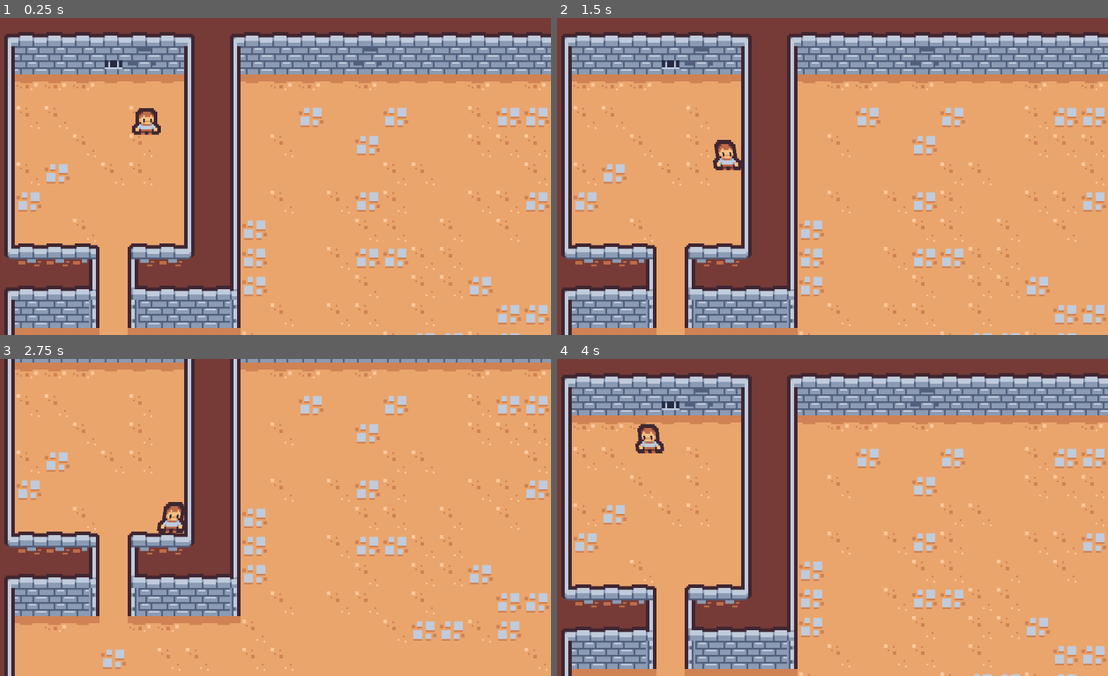
Above: before the commit, frames 1-4 (two rows, left to right).
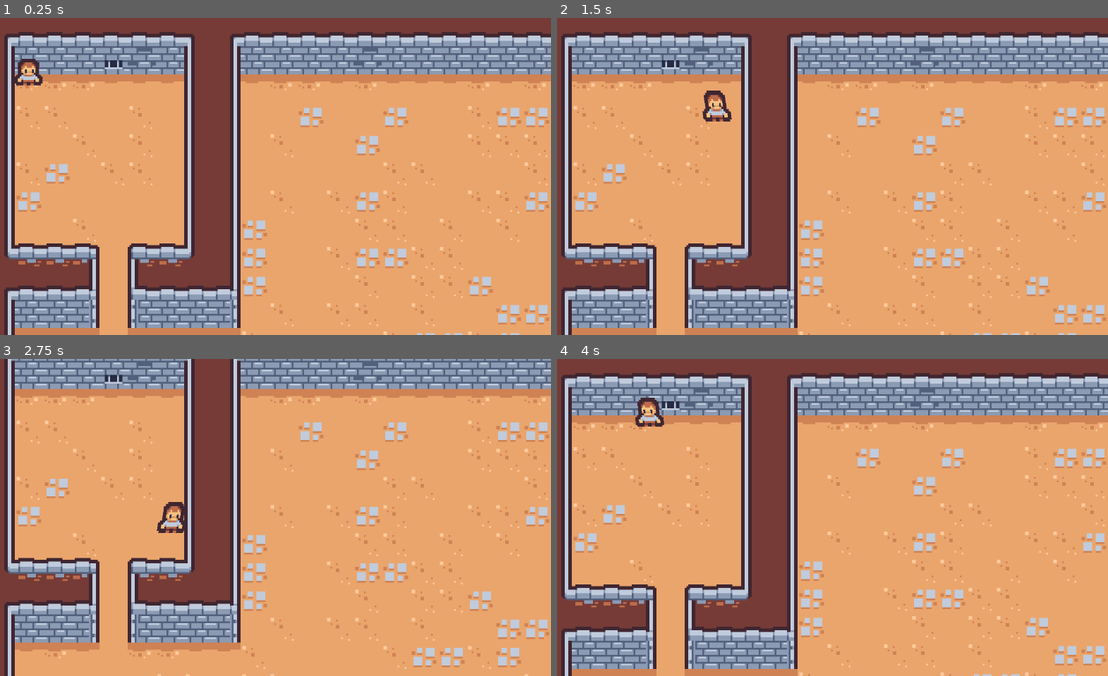
Above: after the commit, the same moments.

Repository: johnreybacal/dungeon-seo-solutions-inc
Game: Godot game, scene res://scenes/game.tscn
Same seed, same stepped clock (60 frames per second), same inputs: the game is played once before the commit and once after it.
Inputs:
- Up to frame 1 (0.25 s): no input
- Up to frame 2 (1.5 s): tap Enter at 0.5 s; hold D (move_right) 0.53-1.28 s; hold S (move_down) from 1.28 s (still down)
- Up to frame 3 (2.75 s): release S (move_down) at 2.03 s; hold D (move_right) from 2.03 s (still down)
- Up to frame 4 (4 s): release D (move_right) at 2.78 s; hold W (move_up) 2.78-3.53 s; hold A (move_left) from 3.53 s (still down)

The runs differ from the first frame. In frame 1, 0.7% of the frame differs, in the area x 2-30%, y 12-37%; in frame 2, 0.8%; in frame 3, 29%, in the area x 0-100%, y 0-100%; in frame 4, 0.7%.

Commit message:
trap trigger

Diff:
--- a/resources/dungeon.tres
+++ b/resources/dungeon.tres
@@ -213,6 +213,7 @@
 6:3/0/terrain_set = 0
 6:3/0/terrain = 1
 6:3/0/probability = 0.2
+6:3/0/physics_layer_1/polygon_0/points = PackedVector2Array(-4, -4, 4, -4, 4, 4, -4, 4)
 6:3/0/terrains_peering_bit/right_side = 1
 6:3/0/terrains_peering_bit/bottom_right_corner = 1
 6:3/0/terrains_peering_bit/bottom_side = 1
@@ -232,6 +233,7 @@
 0:4/0 = 0
 0:4/0/terrain_set = 0
 0:4/0/terrain = 1
+0:4/0/physics_layer_1/polygon_0/points = PackedVector2Array(-4, -4, 4, -4, 4, 4, -4, 4)
 0:4/0/terrains_peering_bit/right_side = 1
 0:4/0/terrains_peering_bit/bottom_right_corner = 1
 0:4/0/terrains_peering_bit/bottom_side = 1
@@ -244,6 +246,7 @@
 1:4/0/terrain_set = 0
 1:4/0/terrain = 1
 1:4/0/probability = 0.5
+1:4/0/physics_layer_1/polygon_0/points = PackedVector2Array(-4, -4, 4, -4, 4, 4, -4, 4)
 1:4/0/terrains_peering_bit/right_side = 1
 1:4/0/terrains_peering_bit/bottom_right_corner = 1
 1:4/0/terrains_peering_bit/bottom_side = 1
@@ -256,17 +259,16 @@
 2:4/0 = 0
 2:4/0/terrain_set = 0
 2:4/0/terrain = 1
+2:4/0/physics_layer_1/polygon_0/points = PackedVector2Array(-4, -4, 4, -4, 4, 4, -4, 4)
 2:4/0/terrains_peering_bit/right_side = 1
 2:4/0/terrains_peering_bit/bottom_right_corner = 1
 2:4/0/terrains_peering_bit/bottom_side = 1
 2:4/0/terrains_peering_bit/bottom_left_corner = 1
 2:4/0/terrains_peering_bit/left_side = 1
-2:4/1 = 1
-2:4/1/transpose = true
-2:4/1/terrain_set = 0
 3:4/0 = 0
 3:4/0/terrain_set = 0
 3:4/0/terrain = 1
+3:4/0/physics_layer_1/polygon_0/points = PackedVector2Array(-4, -4, 4, -4, 4, 4, -4, 4)
 3:4/0/terrains_peering_bit/right_side = 1
 3:4/0/terrains_peering_bit/bottom_right_corner = 1
 3:4/0/terrains_peering_bit/bottom_side = 1
@@ -275,10 +277,6 @@
 4:4/next_alternative_id = 4
 4:4/0 = 0
 4:4/0/terrain_set = 0
-4:4/3 = 3
-4:4/3/flip_v = true
-4:4/3/transpose = true
-4:4/3/terrain_set = 0
 5:4/0 = 0
 6:4/0 = 0
 7:4/0 = 0
@@ -373,6 +371,7 @@
 
 [resource]
 physics_layer_0/collision_layer = 1
+physics_layer_1/collision_layer = 2
 terrain_set_0/mode = 0
 terrain_set_0/terrain_0/name = "Wall Top"
 terrain_set_0/terrain_0/color = Color(0.09749786, 0.31380472, 0.19422093, 1)
--- a/scenes/player.tscn
+++ b/scenes/player.tscn
@@ -92,6 +92,9 @@
 [sub_resource type="CircleShape2D" id="CircleShape2D_g2els"]
 radius = 7.0
 
+[sub_resource type="RectangleShape2D" id="RectangleShape2D_g2els"]
+size = Vector2(6.75, 6)
+
 [node name="Player" type="CharacterBody2D"]
 motion_mode = 1
 script = ExtResource("1_g2els")
@@ -111,3 +114,13 @@
 [node name="CollisionShape2D" type="CollisionShape2D" parent="."]
 position = Vector2(0, 1)
 shape = SubResource("CircleShape2D_g2els")
+
+[node name="TriggerArea" type="Area2D" parent="."]
+collision_layer = 0
+collision_mask = 2
+
+[node name="CollisionShape2D" type="CollisionShape2D" parent="TriggerArea"]
+position = Vector2(0, 6)
+shape = SubResource("RectangleShape2D_g2els")
+
+[connection signal="body_entered" from="TriggerArea" to="." method="_on_trigger_area_body_entered"]
--- a/scripts/game_manager.gd
+++ b/scripts/game_manager.gd
@@ -1,9 +1,13 @@
 extends Node2D
 
 @onready var tile_map_layer: TileMapLayer = $TileMapLayer
+@onready var player: Player = $Player
+
+var traps: Array[Vector2i] = []
 
 func _ready() -> void:
     _draw_dungeon()
+    player.triggered.connect(_on_tile_triggered)
 
 func _draw_dungeon():
     tile_map_layer.clear()
@@ -11,6 +15,8 @@
     # 0: ground
     # 1: top wall
     # 2: wall
+    # 3: healing well
+    # 4 and beyond: traps
     var cells := [
         # x ->
         # y ↓
@@ -62,11 +68,11 @@
         [1, 1, 0, 0, 0, 0, 0, 0, 1, 1, 0, 0, 0, 0, 0, 0, 0, 0, 0, 0, 0, 0, 0, 0, 0, 0, 0, 0, 0, 0, 0, 0, 0, 0, 0, 0, 0, 0, 0, 0, 1, 1],
         [1, 1, 0, 0, 0, 0, 0, 0, 1, 1, 0, 0, 0, 0, 0, 0, 0, 0, 0, 0, 0, 0, 0, 0, 0, 0, 0, 0, 0, 0, 0, 0, 0, 0, 0, 0, 0, 0, 0, 0, 1, 1],
         [1, 1, 0, 0, 0, 0, 0, 0, 1, 1, 0, 0, 0, 0, 0, 0, 0, 0, 0, 0, 0, 0, 0, 0, 0, 0, 0, 0, 0, 0, 0, 0, 0, 0, 0, 0, 0, 0, 0, 0, 1, 1],
+        [1, 1, 0, 0, 0, 3, 0, 0, 1, 1, 0, 0, 0, 0, 0, 0, 0, 0, 0, 0, 0, 0, 0, 0, 0, 0, 0, 0, 0, 0, 0, 0, 0, 0, 0, 0, 0, 0, 0, 0, 1, 1],
         [1, 1, 0, 0, 0, 0, 0, 0, 1, 1, 0, 0, 0, 0, 0, 0, 0, 0, 0, 0, 0, 0, 0, 0, 0, 0, 0, 0, 0, 0, 0, 0, 0, 0, 0, 0, 0, 0, 0, 0, 1, 1],
-        [1, 1, 0, 0, 0, 0, 0, 0, 1, 1, 0, 0, 0, 0, 0, 0, 0, 0, 0, 0, 0, 0, 0, 0, 0, 0, 0, 0, 0, 0, 0, 0, 0, 0, 0, 0, 0, 0, 0, 0, 1, 1],
+        [1, 1, 1, 1, 1, 4, 1, 1, 1, 1, 0, 0, 0, 0, 0, 0, 0, 0, 0, 0, 0, 0, 0, 0, 0, 0, 0, 0, 0, 0, 0, 0, 0, 0, 0, 0, 0, 0, 0, 0, 1, 1],
         [1, 1, 1, 1, 1, 0, 1, 1, 1, 1, 0, 0, 0, 0, 0, 0, 0, 0, 0, 0, 0, 0, 0, 0, 0, 0, 0, 0, 0, 0, 0, 0, 0, 0, 0, 0, 0, 0, 0, 0, 1, 1],
-        [1, 1, 1, 1, 1, 0, 1, 1, 1, 1, 0, 0, 0, 0, 0, 0, 0, 0, 0, 0, 0, 0, 0, 0, 0, 0, 0, 0, 0, 0, 0, 0, 0, 0, 0, 0, 0, 0, 0, 0, 1, 1],
-        [1, 1, 2, 2, 2, 0, 2, 2, 2, 2, 0, 0, 0, 0, 0, 0, 0, 0, 0, 0, 0, 0, 0, 0, 0, 0, 0, 0, 0, 0, 0, 0, 0, 0, 0, 0, 0, 0, 0, 0, 1, 1],
+        [1, 1, 2, 2, 2, 4, 2, 2, 2, 2, 0, 0, 0, 0, 0, 0, 0, 0, 0, 0, 0, 0, 0, 0, 0, 0, 0, 0, 0, 0, 0, 0, 0, 0, 0, 0, 0, 0, 0, 0, 1, 1],
         [1, 1, 0, 0, 0, 0, 0, 0, 0, 0, 0, 0, 0, 0, 0, 0, 0, 0, 0, 0, 0, 0, 0, 0, 0, 0, 0, 0, 0, 0, 0, 0, 0, 0, 0, 0, 0, 0, 0, 0, 1, 1],
         [1, 1, 0, 0, 0, 0, 0, 0, 0, 0, 0, 0, 0, 0, 0, 0, 0, 0, 0, 0, 0, 0, 0, 0, 0, 0, 0, 0, 0, 0, 0, 0, 0, 0, 0, 0, 0, 0, 0, 0, 1, 1],
         [1, 1, 0, 0, 0, 0, 0, 0, 0, 0, 0, 0, 0, 0, 0, 0, 0, 0, 0, 0, 0, 0, 0, 0, 0, 0, 0, 0, 0, 0, 0, 0, 0, 0, 0, 0, 0, 0, 0, 0, 1, 1],
@@ -89,12 +95,15 @@
         print(y_cells)
         var x: int = -1
         for cell in y_cells:
-            ground_coordinates.append(Vector2i(x, y))
+            var coords = Vector2i(x, y)
+            ground_coordinates.append(coords)
             # if cell == 0:
             if cell == 1:
-                top_walls_coordinates.append(Vector2i(x, y))
+                top_walls_coordinates.append(coords)
             if cell == 2:
-                wall_coordinates.append(Vector2i(x, y))
+                wall_coordinates.append(coords)
+            if cell > 3:
+                traps.append(coords)
             x += 1
         y += 1
 
@@ -104,3 +113,10 @@
     tile_map_layer.set_cells_terrain_connect(wall_coordinates, 0, 2, true)
     # Draw top walls (will fix walls)
     tile_map_layer.set_cells_terrain_connect(top_walls_coordinates, 0, 0, true)
+
+    player.position = tile_map_layer.map_to_local(Vector2i(1, 1))
+
+func _on_tile_triggered():
+    var coords := tile_map_layer.local_to_map(player.position)
+    if coords in traps:
+        print("trap triggered")
--- a/scripts/player.gd
+++ b/scripts/player.gd
@@ -1,9 +1,12 @@
 extends CharacterBody2D
+class_name Player
 
 var move_speed = 100
 
 @onready var sprite_2d: Sprite2D = $Sprite2D
 @onready var animation_player: AnimationPlayer = $Sprite2D/AnimationPlayer
+
+signal triggered()
 
 func _physics_process(_delta: float) -> void:
     _handle_input()
@@ -26,3 +29,6 @@
         animation_player.play("RESET")
     else:
         animation_player.play("walk")
+
+func _on_trigger_area_body_entered(_body: Node2D) -> void:
+    triggered.emit()
Not shown: 1 places in scenes/player.tscn that only renumber resources
Not shown, changed: README.md
